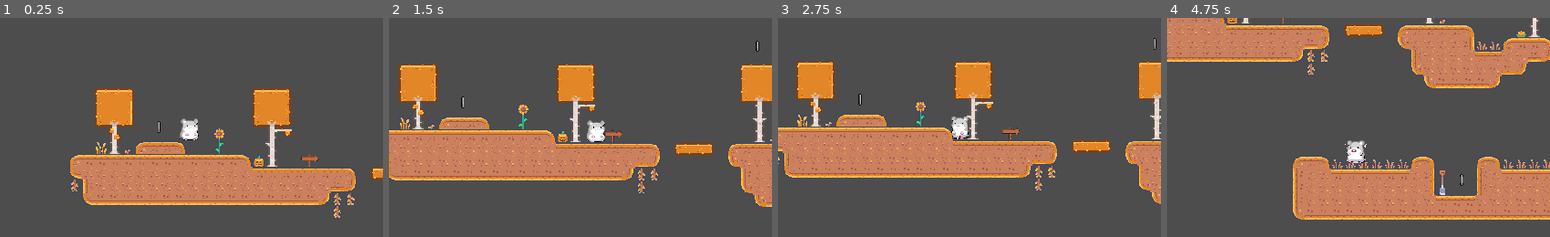
Above: before the commit, frames 1-4 (left to right).
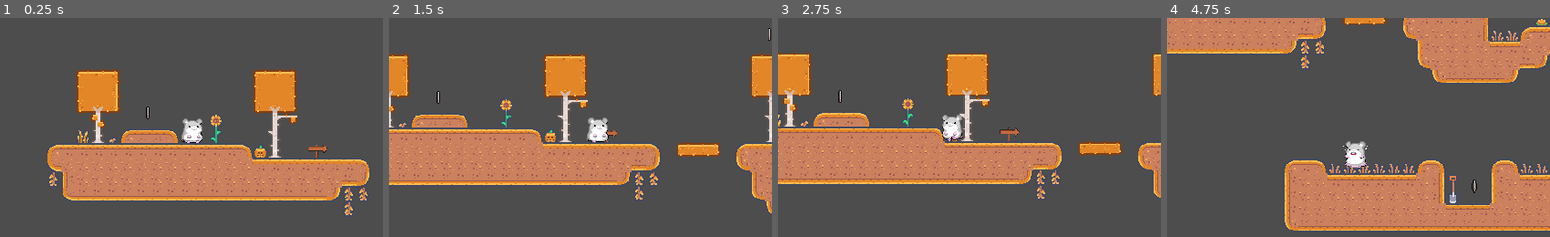
Above: after the commit, the same moments.

Repository: Gabriela-AVI/Hamster
Game: Godot game, scene res://scenes/Game1.tscn
The game is run twice, just before and just after one commit, with the same random seed, the same clock (stepped at 60 frames per second) and the same inputs.
Inputs (mouse positions are in pixels of both pictures, inside the frame that each line leads up to):
- Up to frame 1 (0.25 s): no input
- Up to frame 2 (1.5 s): move the mouse to (664, 116) at 0.52 s; hold D (move_right) from 0.53 s (still down); tap Shift (dash) at 0.6 s; click (664, 116) at 0.67 s; tap Space (jump) at 0.77 s; move the mouse to (503, 138) at 1.27 s; tap E (interact) at 1.35 s
- Up to frame 3 (2.75 s): tap Space (jump) at 1.52 s; move the mouse to (1007, 79) at 2.02 s; release D (move_right) at 2.03 s; hold A (move_left) from 2.03 s (still down); tap Shift (dash) at 2.1 s
- Up to frame 4 (4.75 s): move the mouse to (1339, 171) at 2.77 s; release A (move_left) at 2.78 s; hold D (move_right) 2.78-4.28 s; tap E (interact) at 2.85, 4.35 s; click (1339, 171) at 2.92 s; tap Space (jump) at 3.02, 3.77, 4.52 s; move the mouse to (1473, 160) at 3.52 s; tap Shift (dash) at 3.6 s; move the mouse to (1243, 94) at 4.27 s; hold A (move_left) from 4.28 s (still down)

The runs differ from the first frame. In frame 1, 19% of the frame differs, in the area x 12-100%, y 23-92%; in frame 2, 16%; in frame 3, 17%; in frame 4, 24%, in the area x 0-100%, y 0-98%.

Commit message:
Refactoring

Diff:
--- a/scenes/Game1.tscn
+++ b/scenes/Game1.tscn
@@ -187,11 +187,11 @@
 shape = SubResource("RectangleShape2D_t4bav")
 
 [node name="CharacterBody2D" parent="." instance=ExtResource("1_fdxsg")]
-position = Vector2(-360, -54)
+position = Vector2(-348, -23)
 
 [node name="Camera2D" type="Camera2D" parent="." node_paths=PackedStringArray("objeto_a_seguir")]
 position = Vector2(-351, -29)
-zoom = Vector2(0.8, 0.8)
+zoom = Vector2(0.9, 0.9)
 limit_top = -9999996
 limit_right = 9999999
 limit_smoothed = true
